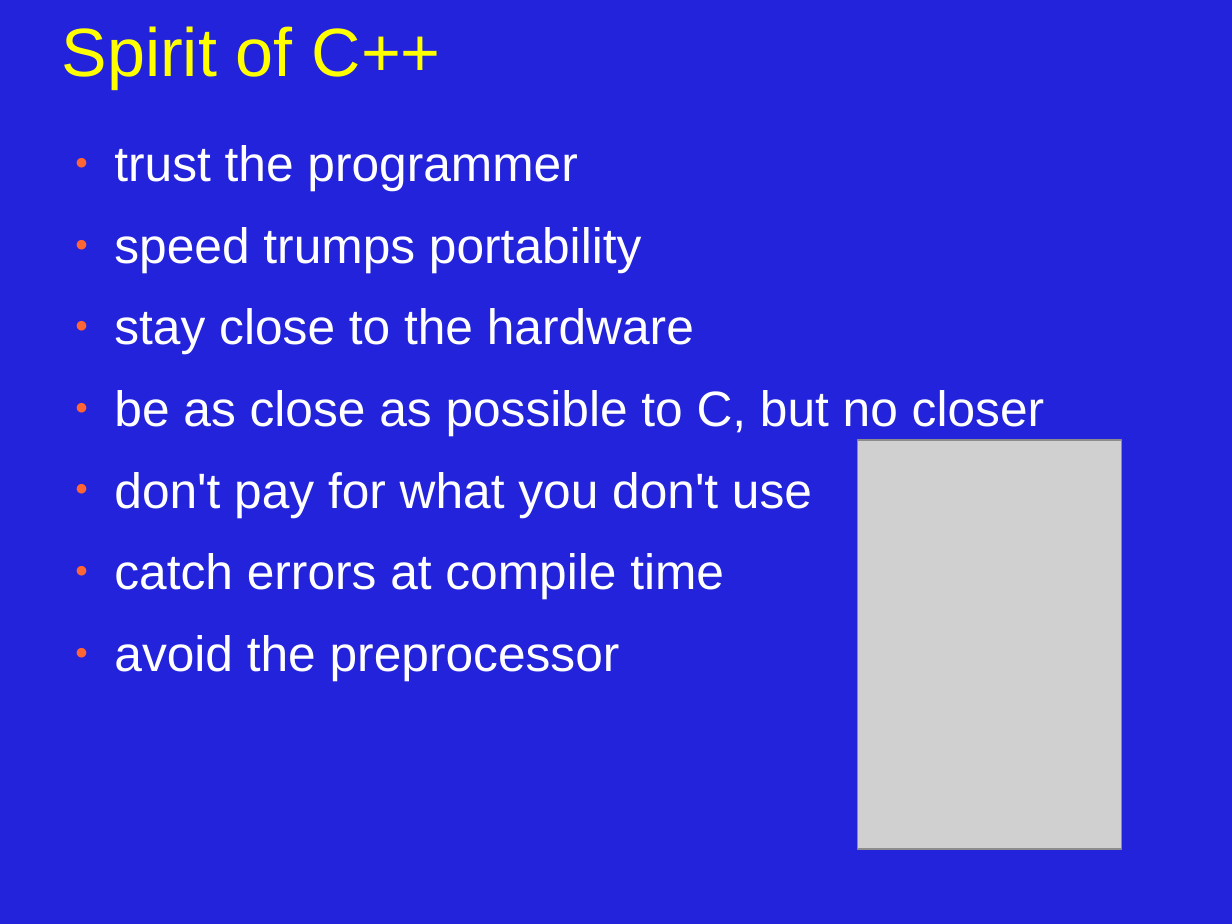
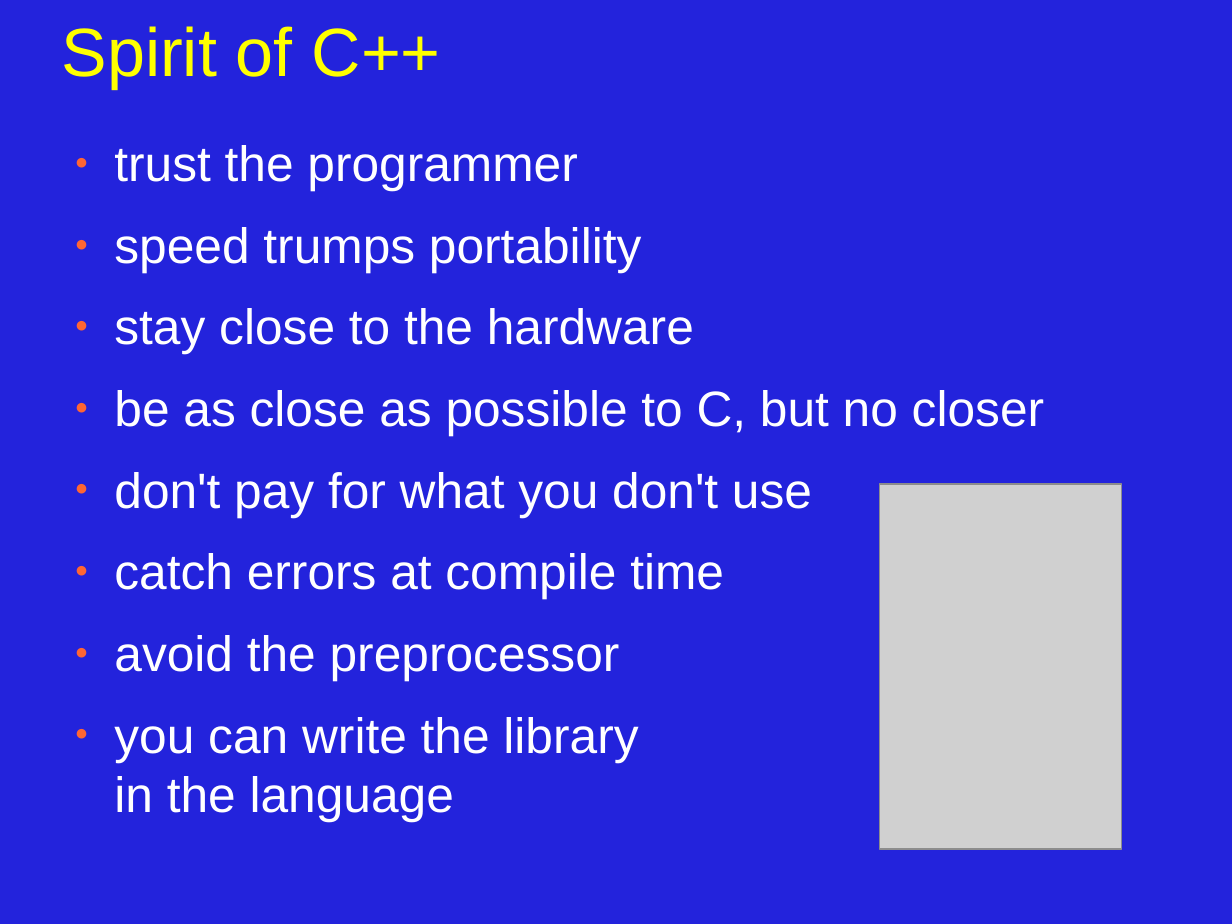
Before and after one commit to JonJagger/two-day-courses, a slide deck: slide 12 of cppf/01_Introduction_to_C++.odp. Drawn at 1232x924 pixels with LibreOffice and Linux fonts; fonts in the diff are those of the drawing; grey boxes stand for pictures. Boxes give left, top, right and bottom in pixels: in the first picture for what was removed or moved away, otherwise in the second. Text is boxed around its words. In the diff, an @@ line names an element or a change of style, - is before the commit and + after.

```diff
--- a/cppf/01_Introduction_to_C++.odp
+++ b/cppf/01_Introduction_to_C++.odp
@@ picture: place and size @@
-picture at <box>859,440,1122,850</box>
+picture at <box>880,484,1122,850</box>
@@ text at <box>114,717,638,822</box>: paragraph added @@
+● you can write the library
+  in the language
```
Also in this commit, not shown: 3 other files.
